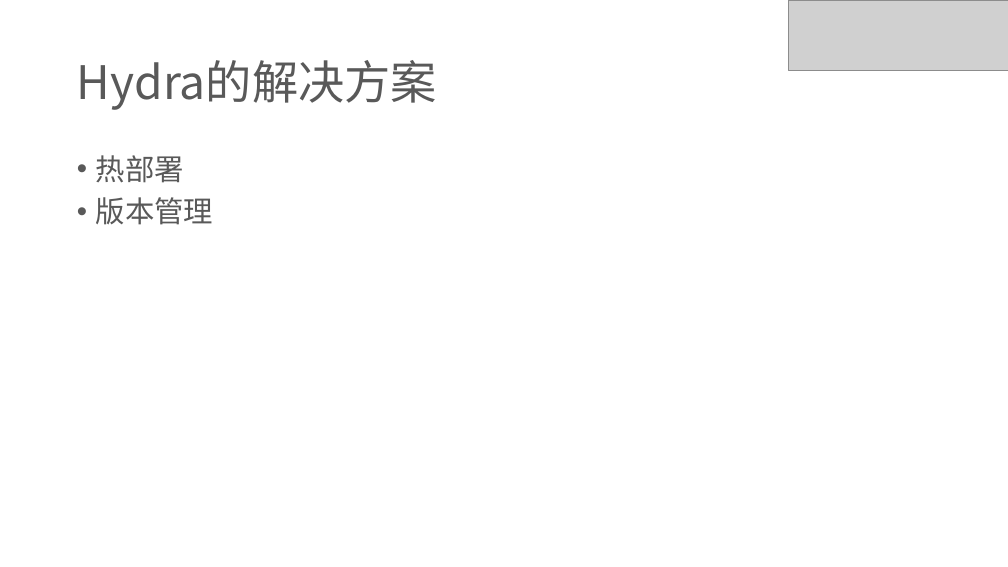
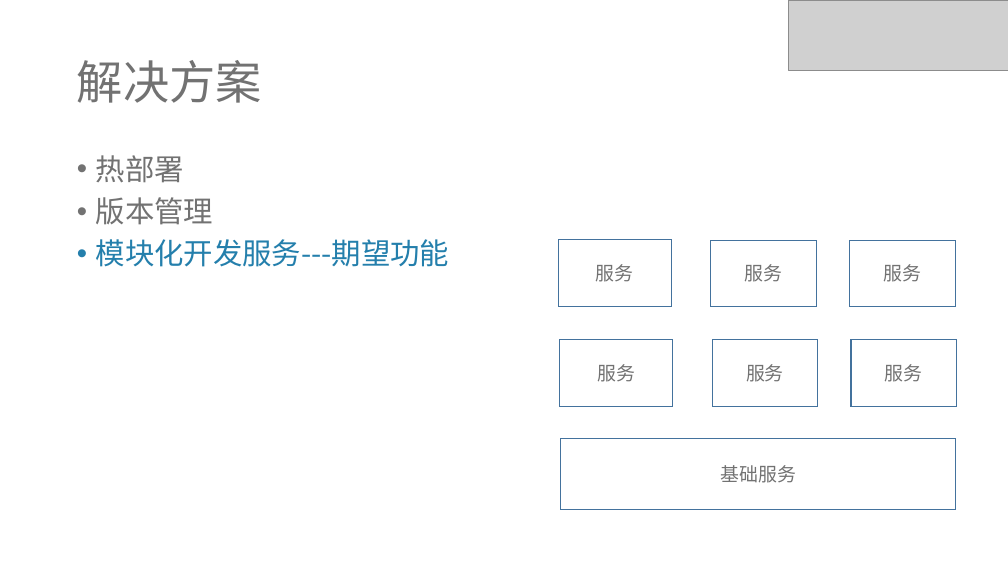
Before and after one commit to ivaneye/ivaneye.github.com, a slide deck: slide 7 of source/ppt/work/焦点服务化框架Hydra的演变-王一帆.pptx (slide 5 before the commit). Drawn at 1008x567 pixels with LibreOffice and Linux fonts; fonts in the diff are those of the drawing; grey boxes stand for pictures. Boxes give left, top, right and bottom in pixels: in the first picture for what was removed or moved away, otherwise in the second. Text is boxed around its words. In the diff, an @@ line names an element or a change of style, - is before the commit and + after.

```diff
--- a/source/ppt/work/焦点服务化框架Hydra的演变-王一帆.pptx
+++ b/source/ppt/work/焦点服务化框架Hydra的演变-王一帆.pptx
@@ title at bbox=[77, 60, 262, 103]: text changed; text colour #595959 to #727272 @@
-Hydra的解决方案
+解决方案
@@ text at bbox=[96, 155, 213, 225]: text colour #595959 to #727272 in "热部署", "版本管理" @@
@@ text at bbox=[96, 239, 450, 267]: paragraph added @@
+• 模块化开发服务---期望功能
@@ rectangle added at bbox=[559, 240, 671, 306], outline #43739E 1 pt, 18 pt, text #727272 @@
+服务
@@ rectangle added at bbox=[711, 240, 817, 307], outline #43739E 1 pt, 18 pt, text #727272 @@
+服务
@@ rectangle added at bbox=[850, 240, 956, 307], outline #43739E 1 pt, 18 pt, text #727272 @@
+服务
@@ rectangle added at bbox=[560, 340, 672, 406], outline #43739E 1 pt, 18 pt, text #727272 @@
+服务
@@ rectangle added at bbox=[712, 340, 818, 406], outline #43739E 1 pt, 18 pt, text #727272 @@
+服务
@@ rectangle added at bbox=[851, 340, 957, 407], outline #43739E 1 pt, 18 pt, text #727272 @@
+服务
@@ rectangle added at bbox=[560, 439, 956, 510], outline #43739E 1 pt, 18 pt, text #727272 @@
+基础服务
```
Also in this commit, not shown: 11 other slides changed, 4 slides added, 2 slides removed, 1 other file.
